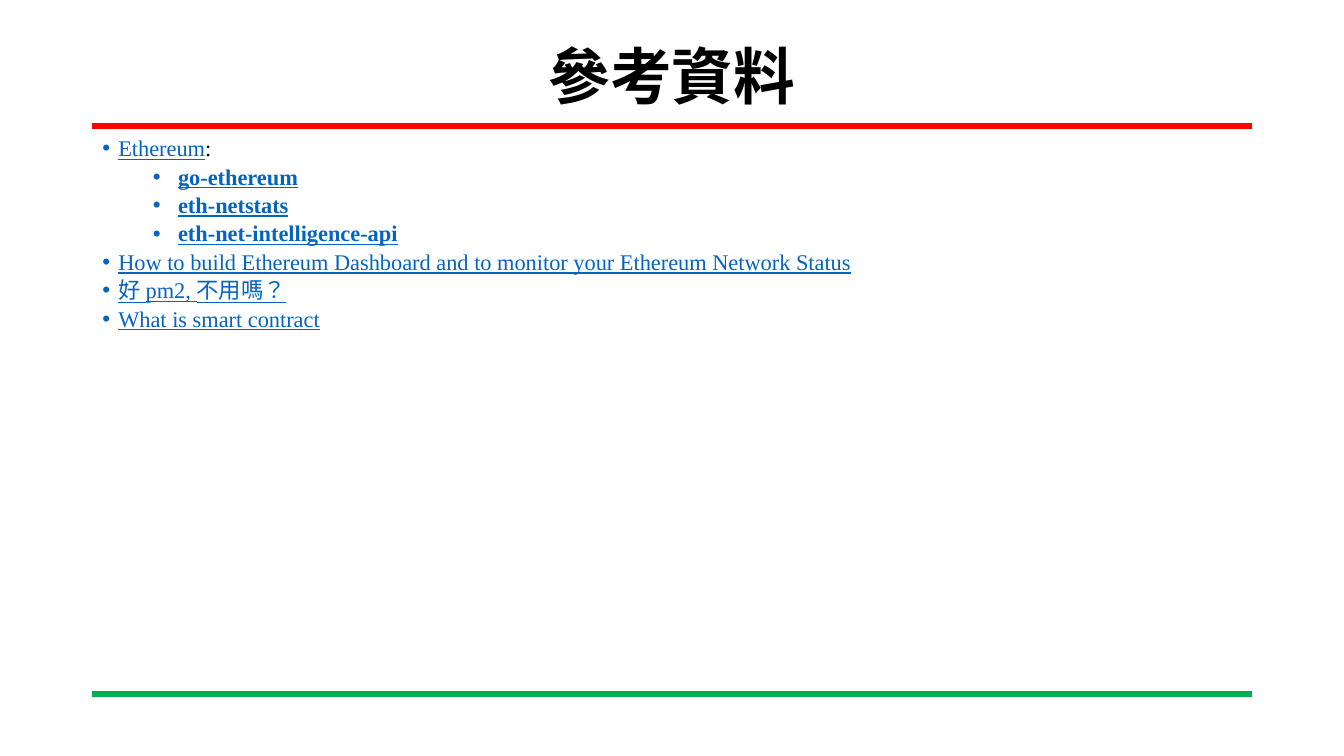
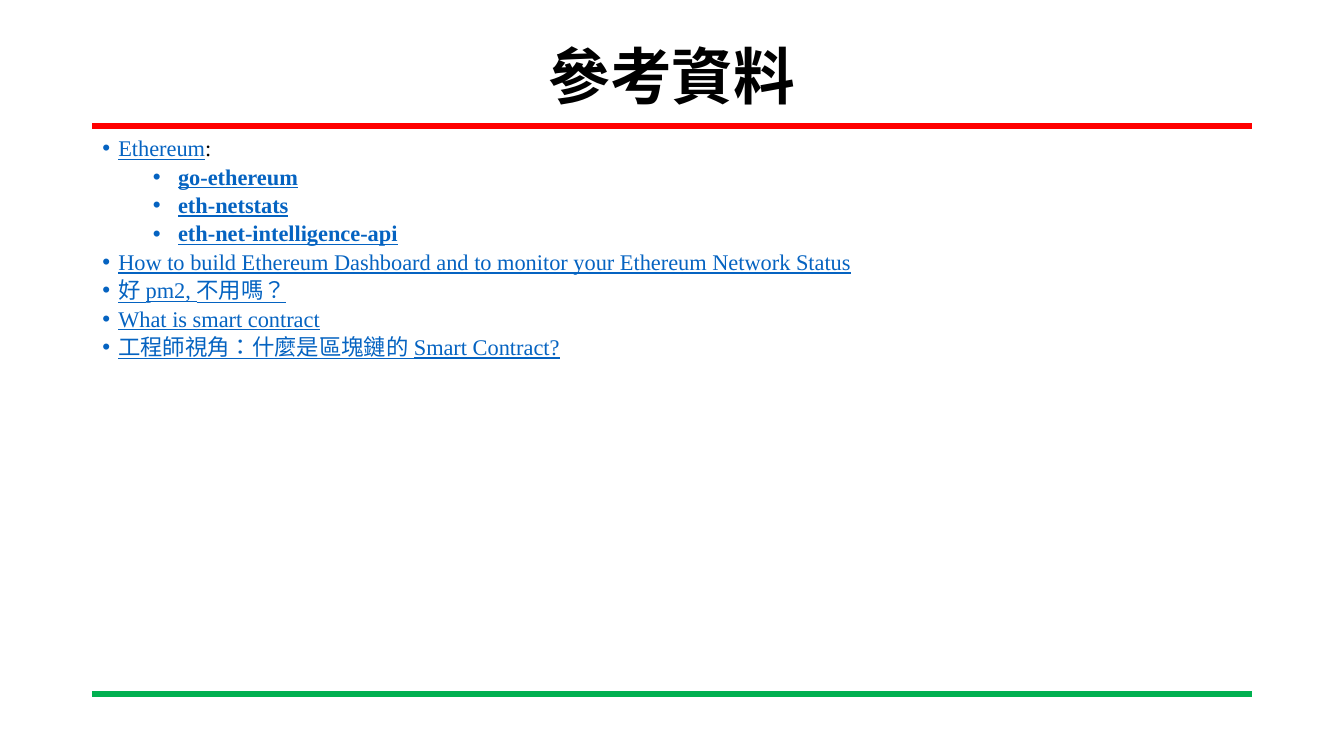
Before and after one commit to San-Zero/Senior-Project, a slide deck: slide 21 of 專題-私有以太坊區塊鏈實作以及其硬體加速方法調查-劉益彤.pptx (slide 12 before the commit). Drawn at 1344x756 pixels with LibreOffice and Linux fonts; fonts in the diff are those of the drawing; background and template pictures are left out. Boxes give left, top, right and bottom in pixels: in the first picture for what was removed or moved away, otherwise in the second. Text is boxed around its words. In the diff, an @@ line names an element or a change of style, - is before the commit and + after.

```diff
--- a/專題-私有以太坊區塊鏈實作以及其硬體加速方法調查-劉益彤.pptx
+++ b/專題-私有以太坊區塊鏈實作以及其硬體加速方法調查-劉益彤.pptx
@@ text at (118, 336, 560, 359): paragraph added @@
+• 工程師視角：什麼是區塊鏈的 Smart Contract?
```
Also in this commit, not shown: 1 other slide changed, 9 slides added, 6 other files.
